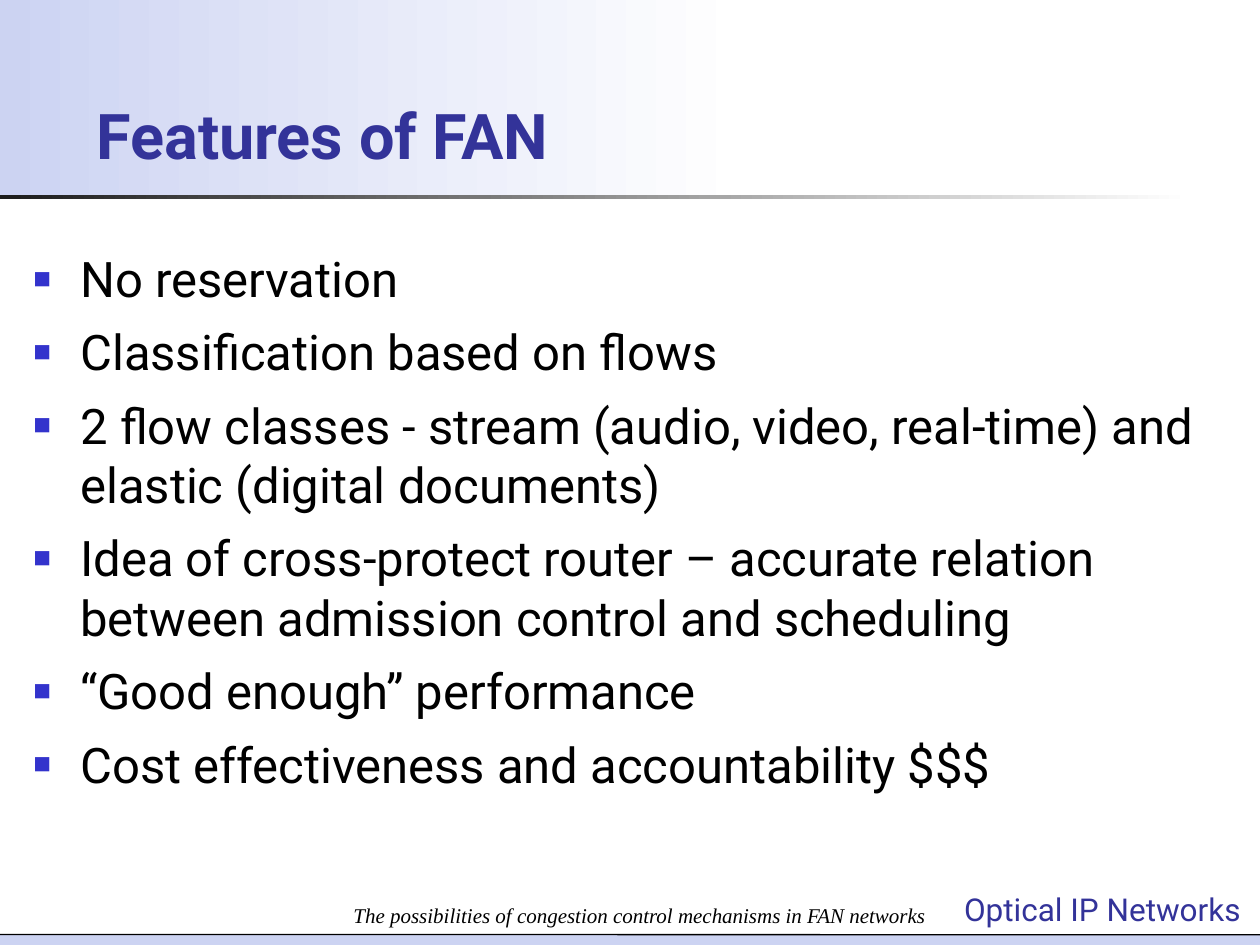
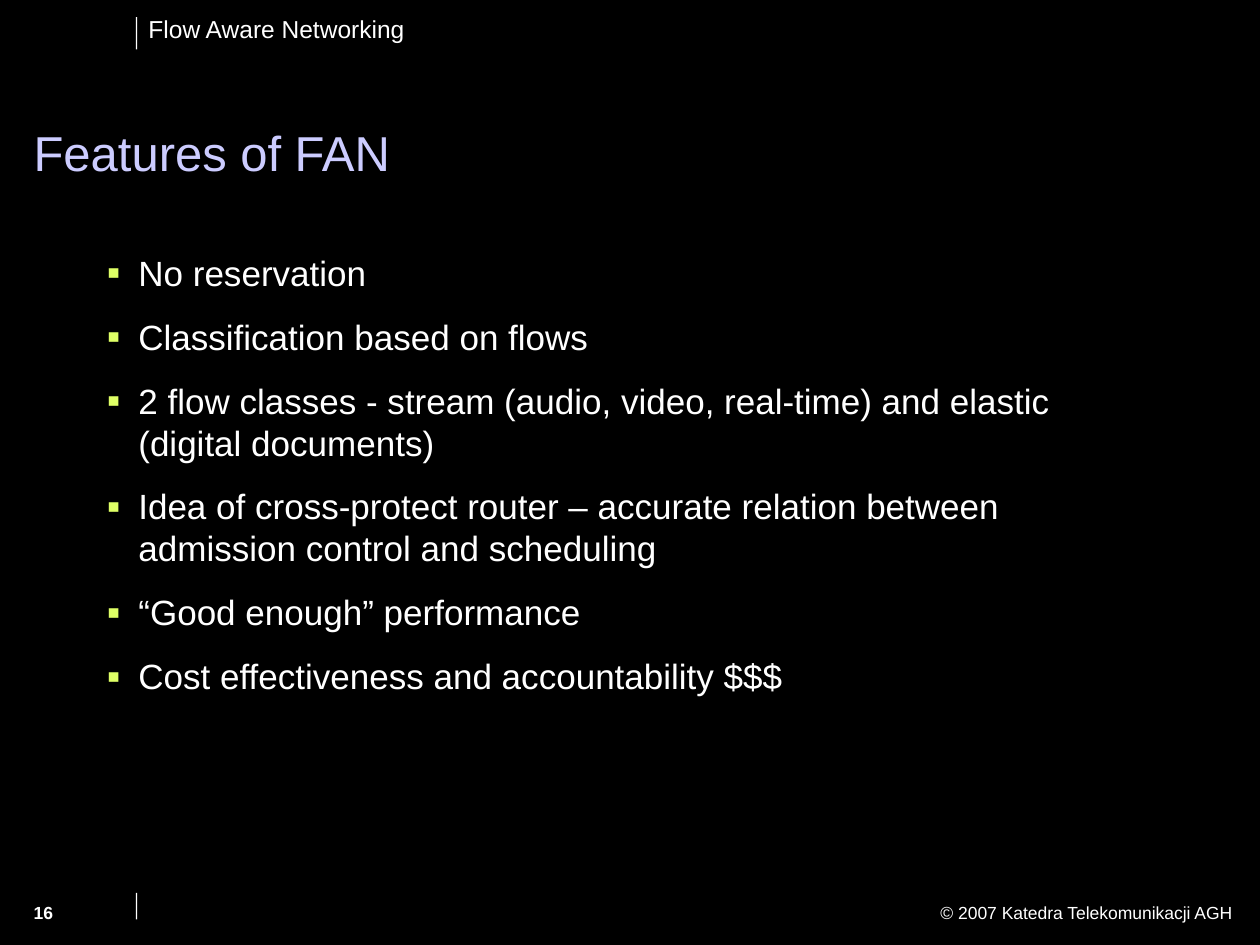
Before and after one commit to jpalider/fansimulator, a slide deck: slide 16 of seminarium/Optical IP Networks - FAN presentation_Q.ppt (slide 6 before the commit). Drawn at 1260x945 pixels with LibreOffice and Linux fonts; fonts in the diff are those of the drawing; background and template pictures are left out. Boxes give left, top, right and bottom in pixels: in the first picture for what was removed or moved away, otherwise in the second. Text is boxed around its words. In the diff, an @@ line names an element or a change of style, - is before the commit and + after.

```diff
--- a/seminarium/Optical IP Networks - FAN presentation_Q.ppt
+++ b/seminarium/Optical IP Networks - FAN presentation_Q.ppt
@@ background #FFFFFF to #000000 @@
@@ rectangle removed at <box>0,0,746,199</box> @@
@@ line added from (136, 18) to (136, 49), #FFFFFF 0.74 pt @@
@@ text added at <box>148,20,405,43</box>, 14 pt, text #FFFFFF @@
+Flow Aware Networking
@@ title "Features of FAN": place and size @@
-title "Features of FAN" at <box>96,111,548,160</box>
+title "Features of FAN" at <box>34,135,390,172</box>
@@ title "Features of FAN" at <box>34,135,390,172</box>: size 36 to 28 pt, font Roboto to Arial, text colour #333399 to #CCCCFF, bold off; line spacing 1.01 to 0.9 @@
@@ rectangle removed at <box>0,195,1191,200</box> @@
@@ text "No reservation": place and size @@
-text "No reservation" at <box>80,261,1193,794</box>
+text "No reservation" at <box>138,260,1049,696</box>
@@ text "No reservation" at <box>138,260,1049,696</box>: size 28 to 20 pt, font Roboto to Arial, text colour #000000 to #FFFFFF; bullet ■ to ▪; line spacing 1.01 to 1; more space between paragraphs; bullet colour #3333CC to #DFFF66 @@
@@ line added from (136, 893) to (136, 920), #FFFFFF 0.74 pt @@
@@ text removed at <box>964,897,1241,928</box> @@
-Optical IP Networks
@@ page number added at <box>34,906,53,919</box>, 10 pt, text #FFFFFF, bold @@
+16
@@ text removed at <box>353,908,925,928</box> @@
-The possibilities of congestion control mechanisms in FAN networks
@@ text added at <box>958,906,1232,923</box>, 10 pt, text #FFFFFF @@
+© 2007 Katedra Telekomunikacji AGH
@@ rectangle removed at <box>0,935,1260,945</box> @@
@@ line removed from (0, 935) to (1260, 935) @@
```
Also in this commit, not shown: 9 other slides changed, 13 slides added, 3 slides removed.
